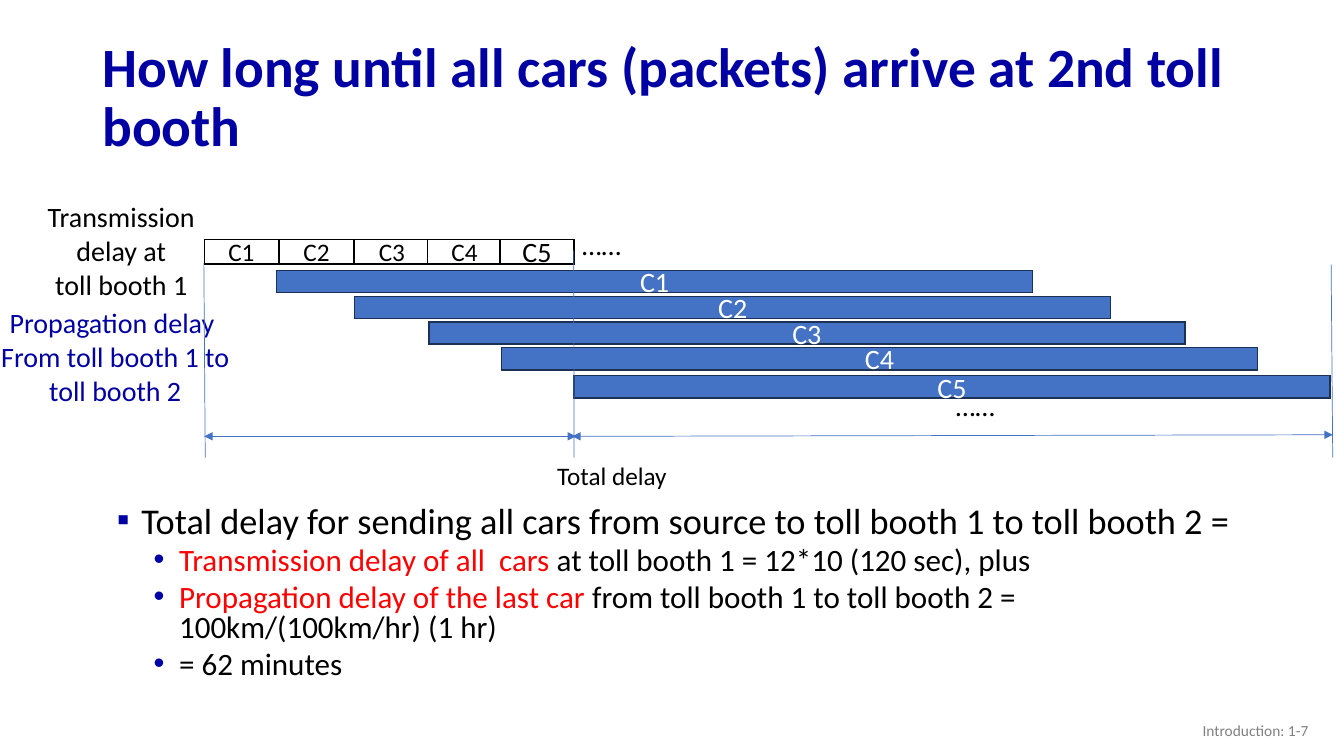
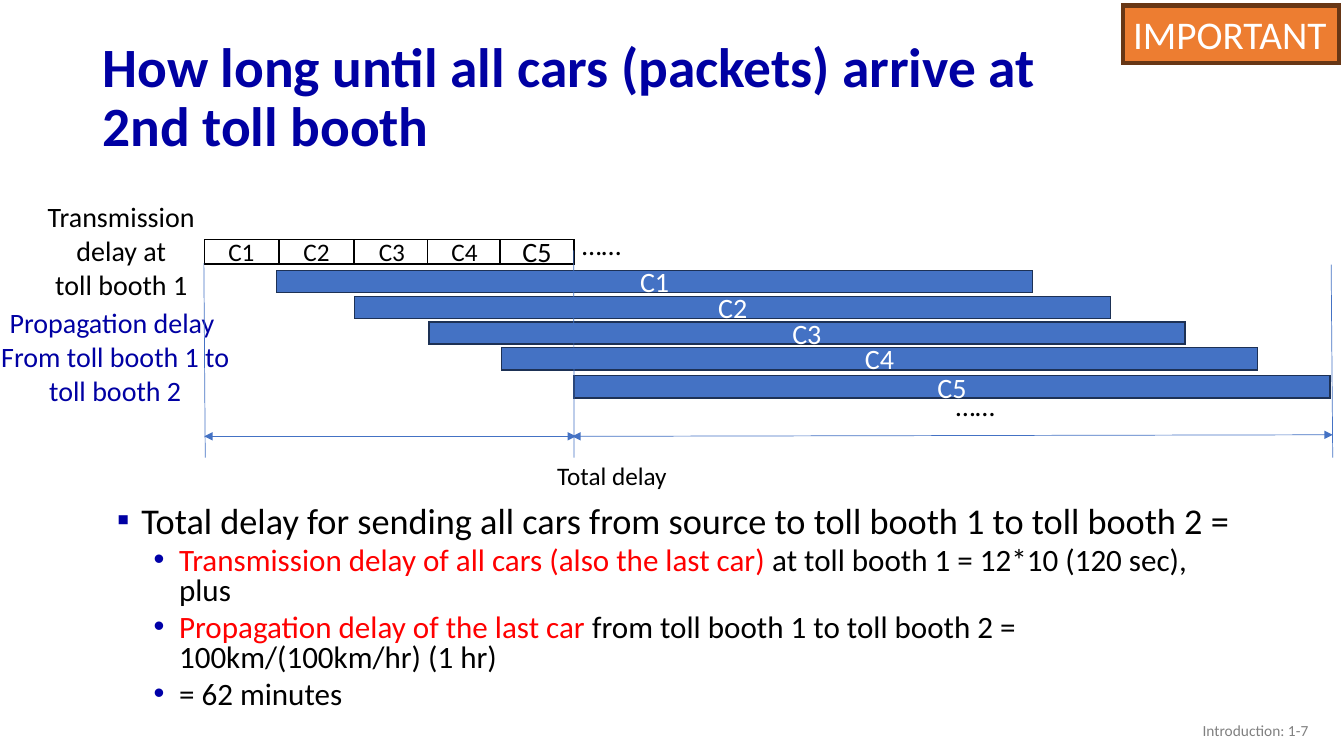
Before and after one commit to guhofstra/CSC175, a slide deck: slide 7 of PPTs/1.4 1.5 1.6 Performance Security Layers.pptx. Drawn at 1344x756 pixels with LibreOffice and Linux fonts; fonts in the diff are those of the drawing. Boxes give left, top, right and bottom in pixels: in the first picture for what was removed or moved away, otherwise in the second. Text is boxed around its words. In the diff, an @@ line names an element or a change of style, - is before the commit and + after.

```diff
--- a/PPTs/1.4 1.5 1.6 Performance Security Layers.pptx
+++ b/PPTs/1.4 1.5 1.6 Performance Security Layers.pptx
@@ rectangle added at [1123, 5, 1339, 63], fill #ED7D31, outline #683715 3 pt, 28 pt, text #FFFFFF @@
+IMPORTANT
@@ text added at [1303, 8, 1337, 22], 8 pt, text #000000 @@
+Begränsad delning
@@ title "How long until all cars ..." rewrapped from [102, 46, 1223, 147] to [102, 46, 1035, 147] @@
@@ text at [179, 548, 1187, 606]: text changed; text colour #000000 to #FF0000 @@
-  • Transmission delay of all cars at toll booth 1 = 12*10 (120 sec), plus
+  • Transmission delay of all cars (also the last car) at toll booth 1 = 12*10 (120 sec), plus
```
Also in this commit, not shown: 37 other slides changed, 3 slides added, 34 other files.
